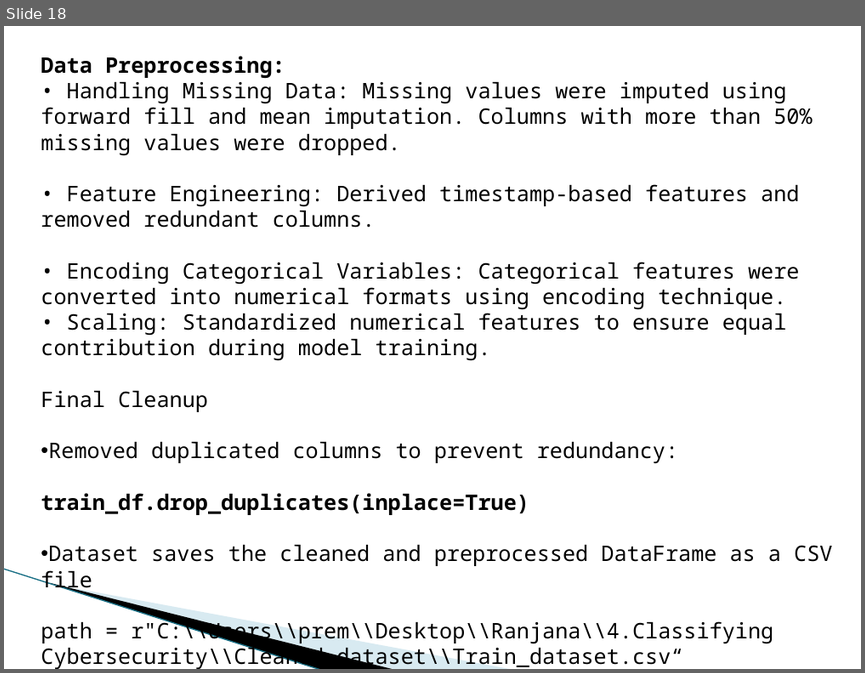
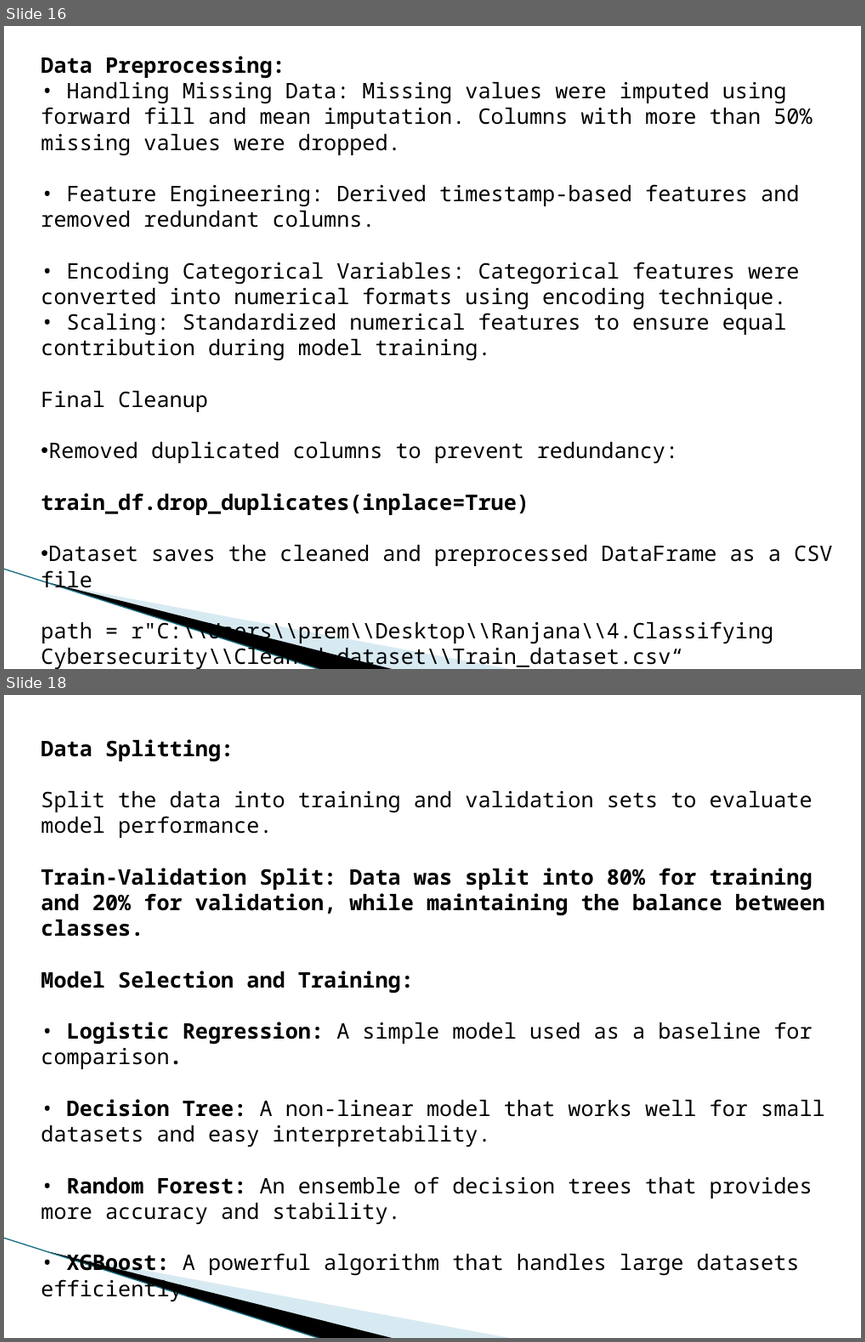
Before and after one commit to Ranjana1207/Classifying-Cyber-security-Incidents-with-Machine-Learning, a slide deck: 4 Microsoft -Classifying Cybersecurity Incidents.pptx. Shown one above the other, each under a label of ours: slide 18 before the commit, slides 16 and 18 after it; the slides between them are not shown. The pictures are 865x673 and 865x1342 pixels, drawn with LibreOffice and Linux fonts; fonts in the diff are those of the drawing; background and template pictures are left out. Boxes give left, top, right and bottom in pixels: in the first picture for what was removed or moved away, otherwise in the second. Text is boxed around its words. In the diff, an @@ line names an element or a change of style, - is before the commit and + after.

```diff
--- a/4 Microsoft -Classifying Cybersecurity Incidents.pptx
+++ b/4 Microsoft -Classifying Cybersecurity Incidents.pptx
@@ slide 18 added at (4, 695, 861, 1338), background #FFFFFF; not listed: 3 template elements that a slide beside it also shows @@
@@ text added at (41, 739, 825, 1301), 18 pt, text #000000 @@
+Data Splitting:
+Split the data into training and validation sets to evaluate model performance.
+Train-Validation Split: Data was split into 80% for training and 20% for validation, while maintaining the balance between classes.
+Model Selection and Training:
+• Logistic Regression: A simple model used as a baseline for comparison.
+• Decision Tree: A non-linear model that works well for small datasets and easy interpretability.
+• Random Forest: An ensemble of decision trees that provides more accuracy and stability.
+• XGBoost: A powerful algorithm that handles large datasets efficiently.
@@ what was slide 18 is now slide 16 @@
```
Also in this commit, not shown: 2 slides changed, 2 other slides added, 2 slides removed.
